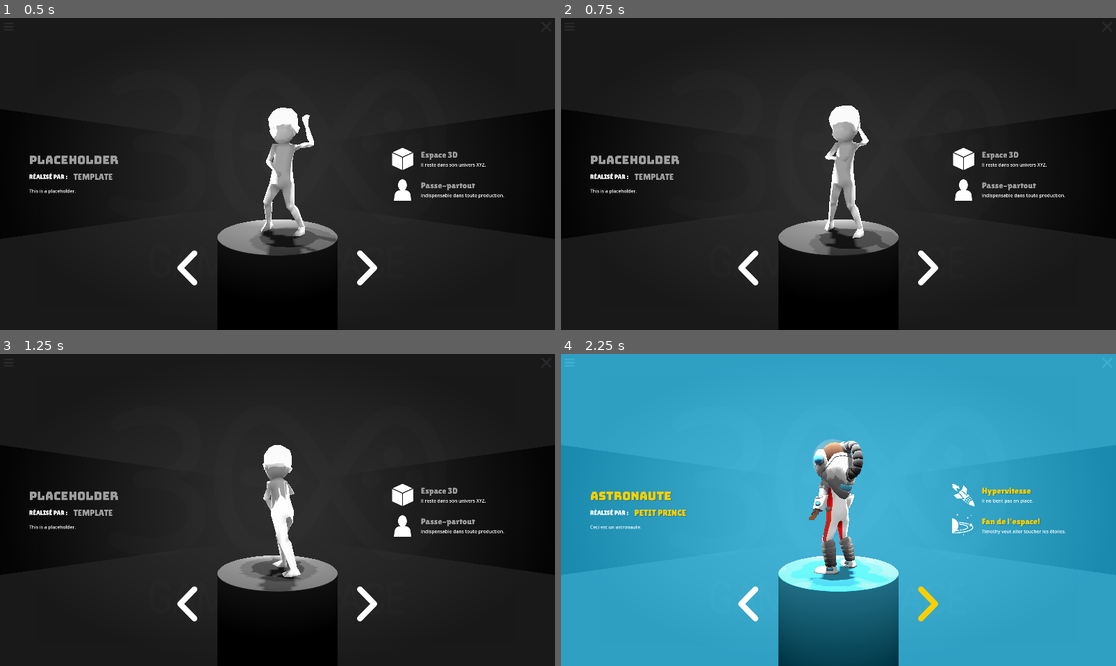
Above: before the commit, frames 1-4 (two rows, left to right).
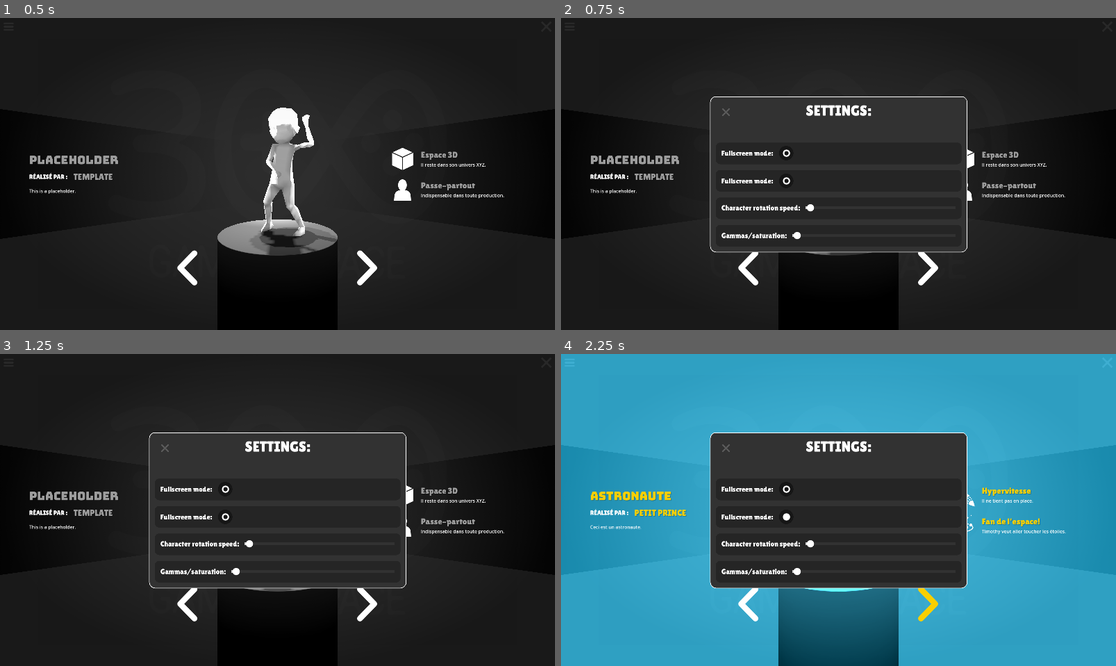
Above: after the commit, the same moments.

Repository: 3P0D/3p0d_EX_godot_characterSelection
Game: Godot game, scene res://_RESSOURCES/Scenes/sc_0_main_characterSelection.tscn
Two runs of this game, one before a commit and one after it. Both use one fixed random seed, a clock stepped at 60 frames per second and the inputs below.
Inputs (mouse positions are in pixels of both pictures, inside the frame that each line leads up to):
- Up to frame 1 (0.5 s): no input
- Up to frame 2 (0.75 s): click (572, 27) at 0.5 s
- Up to frame 3 (1.25 s): no input
- Up to frame 4 (2.25 s): click (788, 516) at 1.27 s; click (927, 603) at 2 s

Frame 1 is identical in both runs. In frame 2, 4.5% of the frame differs, in the area x 26-74%, y 25-76%; in frame 3, 4.6%; in frame 4, 23%.

Commit message:
[dev]rework onready variables

Diff:
--- a/3p0d_lowPolyCharacter_workshop/_DEV/Scripts/spawnCharacter.gd
+++ b/3p0d_lowPolyCharacter_workshop/_DEV/Scripts/spawnCharacter.gd
@@ -1,27 +1,30 @@
 extends Node3D
 
 #ONREADY VARIABLES:
+@onready var _characterName : Label = $"../_UI/Control_Headers/Control_LeftMenu/VBox_texts/Label_CharacterName"
+@onready var _artistName : Label = $"../_UI/Control_Headers/Control_LeftMenu/VBox_texts/HBox_MadeByArtistName/Label_ArtistName"
+@onready var _characterDescription : Label = $"../_UI/Control_Headers/Control_LeftMenu/VBox_texts/Label_Description"
+@onready var _madeby : Label = $"../_UI/Control_Headers/Control_LeftMenu/VBox_texts/HBox_MadeByArtistName/Label_MadeBy"
+@onready var _spt01text : Label = $"../_UI/Control_Headers/Control_RightMenu/VBox_sprites/HBox_sprite1/VBox_sprite1/Label_sprite1text"
+@onready var _spt01title : Label = $"../_UI/Control_Headers/Control_RightMenu/VBox_sprites/HBox_sprite1/VBox_sprite1/Label_sprite1title"
+@onready var _spt02text : Label = $"../_UI/Control_Headers/Control_RightMenu/VBox_sprites/HBox_sprite2/VBox_sprite2/Label_sprite2text"
+@onready var _spt02title : Label = $"../_UI/Control_Headers/Control_RightMenu/VBox_sprites/HBox_sprite2/VBox_sprite2/Label_sprite2title"
+@onready var _spt01 : TextureRect = $"../_UI/Control_Headers/Control_RightMenu/VBox_sprites/HBox_sprite1/TextureRect_sprite1"
+@onready var _spt02 : TextureRect = $"../_UI/Control_Headers/Control_RightMenu/VBox_sprites/HBox_sprite2/TextureRect_sprite2"
+@onready var _btnArrowL : Button = $"../_UI/Control_Arrows/Button_arrowLeft"
+@onready var _btnArrowR : Button = $"../_UI/Control_Arrows/Button_arrowRight"
+@onready var _btnMenu : Button = $"../_UI/Control_Menus/MarginContainer_Menu/Button_Menu"
+@onready var _btnQuit : Button = $"../_UI/Control_Menus/MarginContainer_Quit/Button_Quit"
+@onready var _stgpanel : Panel = $"../_UI/Control_Settings/Panel_Settings"
 
 #PUBLIC VARIABLES:
 @export var m_rotSpd = 3
 @export var m_characters:Array[PackedScene]
-@export var m_characterName : Label
-@export var m_artistName : Label
-@export var m_characterDescription : Label
-@export var m_madeby : Label
-@export var m_spt01text : Label
-@export var m_spt01title : Label
-@export var m_spt02text : Label
-@export var m_spt02title : Label
-@export var m_spt01 : TextureRect
-@export var m_spt02 : TextureRect
-@export var m_btnArrowL : Button
-@export var m_btnArrowR : Button
-@export var m_btnMenu : Button
-@export var m_btnQuit : Button
+
 @export var m_cylinder : MeshInstance3D
 @export var m_background : WorldEnvironment
 
+@export var m_settings : Control
 
 #PRIVATE VARIABLES:
 var current = 0
@@ -59,29 +62,31 @@
 
 func _updateInfos():
 	#set the character text infos.
-	m_characterName.text = str(get_child(1).get_meta('characterName'))
-	m_artistName.text = str(get_child(1).get_meta('artistName'))
-	m_characterDescription.text = str(get_child(1).get_meta('characterDescription'))
+	_characterName.text = str(get_child(1).get_meta('characterName'))
+	_artistName.text = str(get_child(1).get_meta('artistName'))
+	_characterDescription.text = str(get_child(1).get_meta('characterDescription'))
 
 	#set the colours.
-	m_characterName.label_settings.font_color = get_child(1).get_meta('headersColor')
-	m_artistName.label_settings.font_color = get_child(1).get_meta('headersColor')
+	_characterName.label_settings.font_color = get_child(1).get_meta('headersColor')
+	_artistName.label_settings.font_color = get_child(1).get_meta('headersColor')
 	m_background.environment.set_bg_color(get_child(1).get_meta('backgroundColor'))
 	m_cylinder.mesh.surface_get_material(0).albedo_color = get_child(1).get_meta('backgroundColor')
-	m_spt01title.label_settings.font_color = get_child(1).get_meta('headersColor')
+	_spt01title.label_settings.font_color = get_child(1).get_meta('headersColor')
 
-	m_btnArrowR.set("theme_override_colors/icon_hover_color", get_child(1).get_meta('headersColor'))
-	m_btnArrowL.set("theme_override_colors/icon_hover_color", get_child(1).get_meta('headersColor'))
+	_stgpanel.set("theme_override_styles/bg_color", get_child(1).get_meta('backgroundColor'))
+
+	_btnArrowR.set("theme_override_colors/icon_hover_color", get_child(1).get_meta('headersColor'))
+	_btnArrowL.set("theme_override_colors/icon_hover_color", get_child(1).get_meta('headersColor'))
 
 	#set the sprites images.
-	m_spt01.set_texture(load(str(get_child(1).get_meta('image01'))))
-	m_spt02.set_texture(load(str(get_child(1).get_meta('image02'))))
+	_spt01.set_texture(load(str(get_child(1).get_meta('image01'))))
+	_spt02.set_texture(load(str(get_child(1).get_meta('image02'))))
 
 	#set the sprites text infos.
-	m_spt01title.text = str(get_child(1).get_meta('img01title'))
-	m_spt01text.text = str(get_child(1).get_meta('img01text'))
-	m_spt02title.text = str(get_child(1).get_meta('img02title'))
-	m_spt02text.text = str(get_child(1).get_meta('img02text'))
+	_spt01title.text = str(get_child(1).get_meta('img01title'))
+	_spt01text.text = str(get_child(1).get_meta('img01text'))
+	_spt02title.text = str(get_child(1).get_meta('img02title'))
+	_spt02text.text = str(get_child(1).get_meta('img02text'))
 
 	print("updated!")
 
@@ -95,3 +100,9 @@
 	get_tree().quit()
 
 #---------------------------------SETTINGS SCRIPT---------------------------------:
+
+func _on_button_menu_pressed():
+	m_settings.set_visible(true)
+
+func _on_button_quit_settings_pressed():
+	m_settings.set_visible(false)
--- a/3p0d_lowPolyCharacter_workshop/_RESSOURCES/Scenes/sc_0_main_characterSelection.tscn
+++ b/3p0d_lowPolyCharacter_workshop/_RESSOURCES/Scenes/sc_0_main_characterSelection.tscn
@@ -190,6 +190,16 @@
 color = Color(1, 1, 1, 0.784314)
 thickness = 10
 
+[sub_resource type="StyleBoxEmpty" id="StyleBoxEmpty_f50po"]
+
+[sub_resource type="StyleBoxEmpty" id="StyleBoxEmpty_gdriy"]
+
+[sub_resource type="StyleBoxEmpty" id="StyleBoxEmpty_4c06r"]
+
+[sub_resource type="StyleBoxEmpty" id="StyleBoxEmpty_ymik3"]
+
+[sub_resource type="StyleBoxEmpty" id="StyleBoxEmpty_pndop"]
+
 [node name="Main_CharacterSelection" type="Node3D"]
 
 [node name="--Environment" type="Node3D" parent="."]
@@ -244,26 +254,13 @@
 mesh = SubResource("ArrayMesh_q6eba")
 skeleton = NodePath("")
 
-[node name="--CharacterHolder" type="Node3D" parent="." node_paths=PackedStringArray("m_characterName", "m_artistName", "m_characterDescription", "m_madeby", "m_spt01text", "m_spt01title", "m_spt02text", "m_spt02title", "m_spt01", "m_spt02", "m_btnArrowL", "m_btnArrowR", "m_btnMenu", "m_btnQuit", "m_cylinder", "m_background")]
+[node name="--CharacterHolder" type="Node3D" parent="." node_paths=PackedStringArray("m_cylinder", "m_background", "m_settings")]
 script = ExtResource("1_pmp4t")
 m_rotSpd = 50
 m_characters = Array[PackedScene]([ExtResource("2_nap4n"), ExtResource("3_2ts3b"), ExtResource("6_wcijl"), ExtResource("7_xrhi5")])
-m_characterName = NodePath("../_UI/Control_Headers/Control_LeftMenu/VBox_texts/Label_CharacterName")
-m_artistName = NodePath("../_UI/Control_Headers/Control_LeftMenu/VBox_texts/HBox_MadeByArtistName/Label_ArtistName")
-m_characterDescription = NodePath("../_UI/Control_Headers/Control_LeftMenu/VBox_texts/Label_Description")
-m_madeby = NodePath("../_UI/Control_Headers/Control_LeftMenu/VBox_texts/HBox_MadeByArtistName/Label_MadeBy")
-m_spt01text = NodePath("../_UI/Control_Headers/Control_RightMenu/VBox_sprites/HBox_sprite1/VBox_sprite1/Label_sprite1text")
-m_spt01title = NodePath("../_UI/Control_Headers/Control_RightMenu/VBox_sprites/HBox_sprite1/VBox_sprite1/Label_sprite1title")
-m_spt02text = NodePath("../_UI/Control_Headers/Control_RightMenu/VBox_sprites/HBox_sprite2/VBox_sprite2/Label_sprite2text")
-m_spt02title = NodePath("../_UI/Control_Headers/Control_RightMenu/VBox_sprites/HBox_sprite2/VBox_sprite2/Label_sprite2title")
-m_spt01 = NodePath("../_UI/Control_Headers/Control_RightMenu/VBox_sprites/HBox_sprite1/TextureRect_sprite1")
-m_spt02 = NodePath("../_UI/Control_Headers/Control_RightMenu/VBox_sprites/HBox_sprite2/TextureRect_sprite2")
-m_btnArrowL = NodePath("../_UI/Control_Arrows/Button_arrowLeft")
-m_btnArrowR = NodePath("../_UI/Control_Arrows/Button_arrowRight")
-m_btnMenu = NodePath("../_UI/Control_Menus/MarginContainer_Menu/Button_Menu")
-m_btnQuit = NodePath("../_UI/Control_Menus/MarginContainer_Quit/Button_Quit")
 m_cylinder = NodePath("../--Background/3d_cylinderStage/3d_cylinderStage2")
 m_background = NodePath("../--Environment/WorldEnvironment")
+m_settings = NodePath("../_UI/Control_Settings")
 
 [node name="--Camera3D" type="Camera3D" parent="."]
 transform = Transform3D(1, 0, 0, 0, 1, 0, 0, 0, 1, 0, 1, 3.5)
@@ -630,7 +627,7 @@
 grow_horizontal = 2
 grow_vertical = 2
 
-[node name="Panel" type="Panel" parent="_UI/Control_Settings"]
+[node name="Panel_Settings" type="Panel" parent="_UI/Control_Settings"]
 layout_mode = 1
 anchors_preset = 15
 anchor_right = 1.0
@@ -639,7 +636,7 @@
 grow_vertical = 2
 theme_override_styles/panel = SubResource("StyleBoxFlat_ya7tf")
 
-[node name="VBoxContainer" type="VBoxContainer" parent="_UI/Control_Settings/Panel"]
+[node name="VBoxContainer" type="VBoxContainer" parent="_UI/Control_Settings/Panel_Settings"]
 layout_mode = 1
 anchors_preset = 15
 anchor_right = 1.0
@@ -649,7 +646,7 @@
 theme_override_constants/separation = 20
 alignment = 1
 
-[node name="Label_Fullscreen" type="Label" parent="_UI/Control_Settings/Panel/VBoxContainer"]
+[node name="Label_Fullscreen" type="Label" parent="_UI/Control_Settings/Panel_Settings/VBoxContainer"]
 custom_minimum_size = Vector2(0, 120)
 layout_mode = 2
 text = "SETTINGS:"
@@ -657,13 +654,13 @@
 horizontal_alignment = 1
 uppercase = true
 
-[node name="Panel_Fullscreen" type="Panel" parent="_UI/Control_Settings/Panel/VBoxContainer"]
+[node name="Panel_Fullscreen" type="Panel" parent="_UI/Control_Settings/Panel_Settings/VBoxContainer"]
 material = SubResource("CanvasItemMaterial_34383")
 custom_minimum_size = Vector2(0, 75)
 layout_mode = 2
 theme_override_styles/panel = SubResource("StyleBoxFlat_a7drc")
 
-[node name="MgCont_Fullscreen" type="MarginContainer" parent="_UI/Control_Settings/Panel/VBoxContainer/Panel_Fullscreen"]
+[node name="MgCont_Fullscreen" type="MarginContainer" parent="_UI/Control_Settings/Panel_Settings/VBoxContainer/Panel_Fullscreen"]
 layout_mode = 1
 anchors_preset = 15
 anchor_right = 1.0
@@ -675,23 +672,23 @@
 theme_override_constants/margin_right = 20
 theme_override_constants/margin_bottom = 20
 
-[node name="HBox_Fullscreen" type="HBoxContainer" parent="_UI/Control_Settings/Panel/VBoxContainer/Panel_Fullscreen/MgCont_Fullscreen"]
-layout_mode = 2
-theme_override_constants/separation = 20
-
-[node name="Label_Fullscreen" type="Label" parent="_UI/Control_Settings/Panel/VBoxContainer/Panel_Fullscreen/MgCont_Fullscreen/HBox_Fullscreen"]
+[node name="HBox_Fullscreen" type="HBoxContainer" parent="_UI/Control_Settings/Panel_Settings/VBoxContainer/Panel_Fullscreen/MgCont_Fullscreen"]
+layout_mode = 2
+theme_override_constants/separation = 20
+
+[node name="Label_Fullscreen" type="Label" parent="_UI/Control_Settings/Panel_Settings/VBoxContainer/Panel_Fullscreen/MgCont_Fullscreen/HBox_Fullscreen"]
 layout_mode = 2
 text = "Fullscreen mode:"
 label_settings = SubResource("LabelSettings_c7w83")
 vertical_alignment = 1
 
-[node name="Panel_FullscreenToggle" type="Panel" parent="_UI/Control_Settings/Panel/VBoxContainer/Panel_Fullscreen/MgCont_Fullscreen/HBox_Fullscreen"]
+[node name="Panel_FullscreenToggle" type="Panel" parent="_UI/Control_Settings/Panel_Settings/VBoxContainer/Panel_Fullscreen/MgCont_Fullscreen/HBox_Fullscreen"]
 material = SubResource("CanvasItemMaterial_gbauy")
 custom_minimum_size = Vector2(50, 50)
 layout_mode = 2
 theme_override_styles/panel = SubResource("StyleBoxFlat_186ao")
 
-[node name="CheckBox_FullscreenToggle" type="CheckBox" parent="_UI/Control_Settings/Panel/VBoxContainer/Panel_Fullscreen/MgCont_Fullscreen/HBox_Fullscreen/Panel_FullscreenToggle"]
+[node name="CheckBox_FullscreenToggle" type="CheckBox" parent="_UI/Control_Settings/Panel_Settings/VBoxContainer/Panel_Fullscreen/MgCont_Fullscreen/HBox_Fullscreen/Panel_FullscreenToggle"]
 layout_direction = 1
 layout_mode = 1
 anchors_preset = 15
@@ -713,13 +710,13 @@
 flat = true
 icon_alignment = 1
 
-[node name="Panel_HideMenus" type="Panel" parent="_UI/Control_Settings/Panel/VBoxContainer"]
+[node name="Panel_HideMenus" type="Panel" parent="_UI/Control_Settings/Panel_Settings/VBoxContainer"]
 material = SubResource("CanvasItemMaterial_34383")
 custom_minimum_size = Vector2(0, 75)
 layout_mode = 2
 theme_override_styles/panel = SubResource("StyleBoxFlat_a7drc")
 
-[node name="MgCont_HideMenus" type="MarginContainer" parent="_UI/Control_Settings/Panel/VBoxContainer/Panel_HideMenus"]
+[node name="MgCont_HideMenus" type="MarginContainer" parent="_UI/Control_Settings/Panel_Settings/VBoxContainer/Panel_HideMenus"]
 layout_mode = 1
 anchors_preset = 15
 anchor_right = 1.0
@@ -731,23 +728,23 @@
 theme_override_constants/margin_right = 20
 theme_override_constants/margin_bottom = 20
 
-[node name="HBox_HideMenus" type="HBoxContainer" parent="_UI/Control_Settings/Panel/VBoxContainer/Panel_HideMenus/MgCont_HideMenus"]
-layout_mode = 2
-theme_override_constants/separation = 20
-
-[node name="Label_HideMenus" type="Label" parent="_UI/Control_Settings/Panel/VBoxContainer/Panel_HideMenus/MgCont_HideMenus/HBox_HideMenus"]
+[node name="HBox_HideMenus" type="HBoxContainer" parent="_UI/Control_Settings/Panel_Settings/VBoxContainer/Panel_HideMenus/MgCont_HideMenus"]
+layout_mode = 2
+theme_override_constants/separation = 20
+
+[node name="Label_HideMenus" type="Label" parent="_UI/Control_Settings/Panel_Settings/VBoxContainer/Panel_HideMenus/MgCont_HideMenus/HBox_HideMenus"]
 layout_mode = 2
 text = "Fullscreen mode:"
 label_settings = SubResource("LabelSettings_c7w83")
 vertical_alignment = 1
 
-[node name="Panel_HideMenus" type="Panel" parent="_UI/Control_Settings/Panel/VBoxContainer/Panel_HideMenus/MgCont_HideMenus/HBox_HideMenus"]
+[node name="Panel_HideMenus" type="Panel" parent="_UI/Control_Settings/Panel_Settings/VBoxContainer/Panel_HideMenus/MgCont_HideMenus/HBox_HideMenus"]
 material = SubResource("CanvasItemMaterial_gbauy")
 custom_minimum_size = Vector2(50, 50)
 layout_mode = 2
 theme_override_styles/panel = SubResource("StyleBoxFlat_186ao")
 
-[node name="CheckBox_HideMenus" type="CheckBox" parent="_UI/Control_Settings/Panel/VBoxContainer/Panel_HideMenus/MgCont_HideMenus/HBox_HideMenus/Panel_HideMenus"]
+[node name="CheckBox_HideMenus" type="CheckBox" parent="_UI/Control_Settings/Panel_Settings/VBoxContainer/Panel_HideMenus/MgCont_HideMenus/HBox_HideMenus/Panel_HideMenus"]
 layout_direction = 1
 layout_mode = 1
 anchors_preset = 15
@@ -769,13 +766,13 @@
 flat = true
 icon_alignment = 1
 
-[node name="Panel_RotationSpd" type="Panel" parent="_UI/Control_Settings/Panel/VBoxContainer"]
+[node name="Panel_RotationSpd" type="Panel" parent="_UI/Control_Settings/Panel_Settings/VBoxContainer"]
 material = SubResource("CanvasItemMaterial_34383")
 custom_minimum_size = Vector2(0, 75)
 layout_mode = 2
 theme_override_styles/panel = SubResource("StyleBoxFlat_a7drc")
 
-[node name="MgCont_RotationSpd" type="MarginContainer" parent="_UI/Control_Settings/Panel/VBoxContainer/Panel_RotationSpd"]
+[node name="MgCont_RotationSpd" type="MarginContainer" parent="_UI/Control_Settings/Panel_Settings/VBoxContainer/Panel_RotationSpd"]
 layout_mode = 1
 anchors_preset = 15
 anchor_right = 1.0
@@ -787,17 +784,17 @@
 theme_override_constants/margin_right = 20
 theme_override_constants/margin_bottom = 20
 
-[node name="HBox_RotationSpd" type="HBoxContainer" parent="_UI/Control_Settings/Panel/VBoxContainer/Panel_RotationSpd/MgCont_RotationSpd"]
-layout_mode = 2
-theme_override_constants/separation = 20
-
-[node name="Label_RotationSpd" type="Label" parent="_UI/Control_Settings/Panel/VBoxContainer/Panel_RotationSpd/MgCont_RotationSpd/HBox_RotationSpd"]
+[node name="HBox_RotationSpd" type="HBoxContainer" parent="_UI/Control_Settings/Panel_Settings/VBoxContainer/Panel_RotationSpd/MgCont_RotationSpd"]
+layout_mode = 2
+theme_override_constants/separation = 20
+
+[node name="Label_RotationSpd" type="Label" parent="_UI/Control_Settings/Panel_Settings/VBoxContainer/Panel_RotationSpd/MgCont_RotationSpd/HBox_RotationSpd"]
 layout_mode = 2
 text = "Character rotation speed:"
 label_settings = SubResource("LabelSettings_c7w83")
 vertical_alignment = 1
 
-[node name="HSlider_RotationSpd" type="HSlider" parent="_UI/Control_Settings/Panel/VBoxContainer/Panel_RotationSpd/MgCont_RotationSpd/HBox_RotationSpd"]
+[node name="HSlider_RotationSpd" type="HSlider" parent="_UI/Control_Settings/Panel_Settings/VBoxContainer/Panel_RotationSpd/MgCont_RotationSpd/HBox_RotationSpd"]
 layout_mode = 2
 size_flags_horizontal = 3
 size_flags_vertical = 1
@@ -809,13 +806,13 @@
 theme_override_styles/grabber_area = SubResource("StyleBoxLine_rtmno")
 theme_override_styles/grabber_area_highlight = SubResource("StyleBoxLine_518d8")
 
-[node name="Panel_Gamma" type="Panel" parent="_UI/Control_Settings/Panel/VBoxContainer"]
+[node name="Panel_Gamma" type="Panel" parent="_UI/Control_Settings/Panel_Settings/VBoxContainer"]
 material = SubResource("CanvasItemMaterial_34383")
 custom_minimum_size = Vector2(0, 75)
 layout_mode = 2
 theme_override_styles/panel = SubResource("StyleBoxFlat_a7drc")
 
-[node name="MgCont_Gamma" type="MarginContainer" parent="_UI/Control_Settings/Panel/VBoxContainer/Panel_Gamma"]
+[node name="MgCont_Gamma" type="MarginContainer" parent="_UI/Control_Settings/Panel_Settings/VBoxContainer/Panel_Gamma"]
 layout_mode = 1
 anchors_preset = 15
 anchor_right = 1.0
@@ -827,17 +824,17 @@
 theme_override_constants/margin_right = 20
 theme_override_constants/margin_bottom = 20
 
-[node name="HBox_Gamma" type="HBoxContainer" parent="_UI/Control_Settings/Panel/VBoxContainer/Panel_Gamma/MgCont_Gamma"]
-layout_mode = 2
-theme_override_constants/separation = 20
-
-[node name="Label_Gamma" type="Label" parent="_UI/Control_Settings/Panel/VBoxContainer/Panel_Gamma/MgCont_Gamma/HBox_Gamma"]
+[node name="HBox_Gamma" type="HBoxContainer" parent="_UI/Control_Settings/Panel_Settings/VBoxContainer/Panel_Gamma/MgCont_Gamma"]
+layout_mode = 2
+theme_override_constants/separation = 20
+
+[node name="Label_Gamma" type="Label" parent="_UI/Control_Settings/Panel_Settings/VBoxContainer/Panel_Gamma/MgCont_Gamma/HBox_Gamma"]
 layout_mode = 2
 text = "Gammas/saturation:"
 label_settings = SubResource("LabelSettings_c7w83")
 vertical_alignment = 1
 
-[node name="HSlider_Gamma" type="HSlider" parent="_UI/Control_Settings/Panel/VBoxContainer/Panel_Gamma/MgCont_Gamma/HBox_Gamma"]
+[node name="HSlider_Gamma" type="HSlider" parent="_UI/Control_Settings/Panel_Settings/VBoxContainer/Panel_Gamma/MgCont_Gamma/HBox_Gamma"]
 layout_mode = 2
 size_flags_horizontal = 3
 size_flags_vertical = 1
@@ -849,6 +846,25 @@
 theme_override_styles/grabber_area = SubResource("StyleBoxLine_rtmno")
 theme_override_styles/grabber_area_highlight = SubResource("StyleBoxLine_518d8")
 
+[node name="Button_QuitSettings" type="Button" parent="_UI/Control_Settings/Panel_Settings"]
+modulate = Color(1, 1, 1, 0.196078)
+custom_minimum_size = Vector2(20, 20)
+layout_mode = 1
+offset_left = 20.0
+offset_top = 20.0
+offset_right = 50.0
+offset_bottom = 50.0
+theme_override_styles/normal = SubResource("StyleBoxEmpty_f50po")
+theme_override_styles/hover = SubResource("StyleBoxEmpty_gdriy")
+theme_override_styles/pressed = SubResource("StyleBoxEmpty_4c06r")
+theme_override_styles/disabled = SubResource("StyleBoxEmpty_ymik3")
+theme_override_styles/focus = SubResource("StyleBoxEmpty_pndop")
+icon = ExtResource("15_7srd7")
+flat = true
+expand_icon = true
+
 [connection signal="pressed" from="_UI/Control_Arrows/Button_arrowRight" to="--CharacterHolder" method="_on_button_arrow_right_pressed"]
 [connection signal="pressed" from="_UI/Control_Arrows/Button_arrowLeft" to="--CharacterHolder" method="_on_button_arrow_left_pressed"]
+[connection signal="pressed" from="_UI/Control_Menus/MarginContainer_Menu/Button_Menu" to="--CharacterHolder" method="_on_button_menu_pressed"]
 [connection signal="pressed" from="_UI/Control_Menus/MarginContainer_Quit/Button_Quit" to="--CharacterHolder" method="_on_button_quit_pressed"]
+[connection signal="pressed" from="_UI/Control_Settings/Panel_Settings/Button_QuitSettings" to="--CharacterHolder" method="_on_button_quit_settings_pressed"]
Not shown: 1 places in 3p0d_lowPolyCharacter_workshop/_RESSOURCES/Scenes/sc_0_main_characterSelection.tscn that only renumber resources
